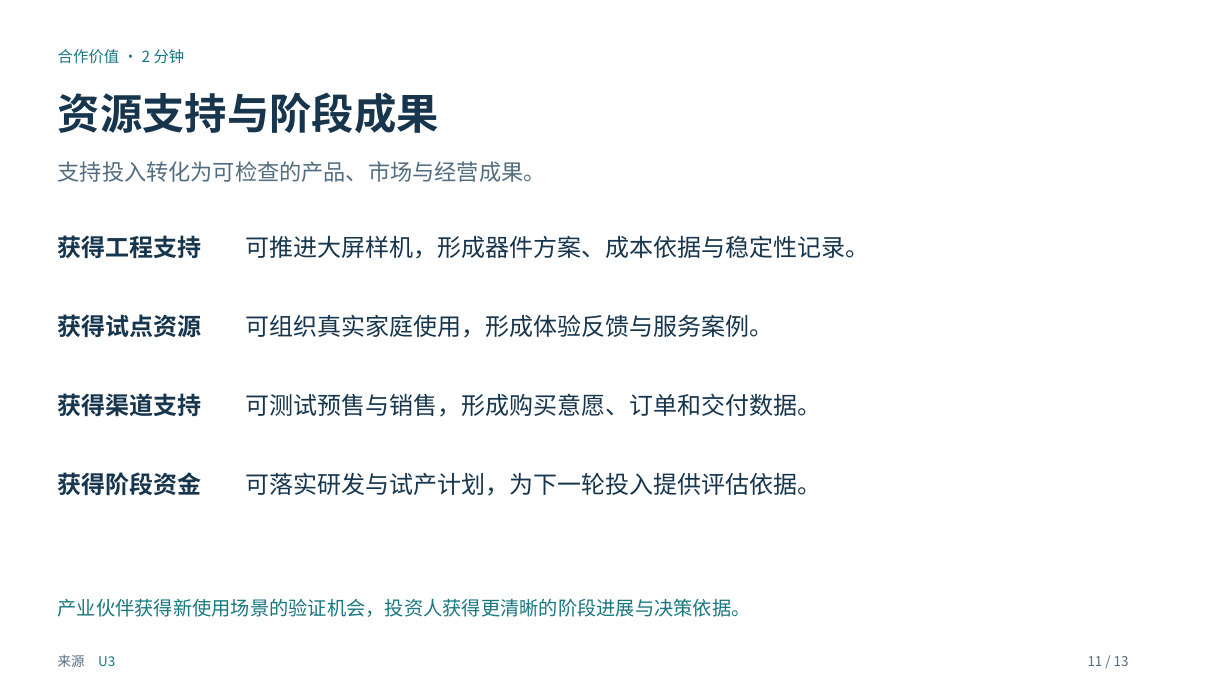
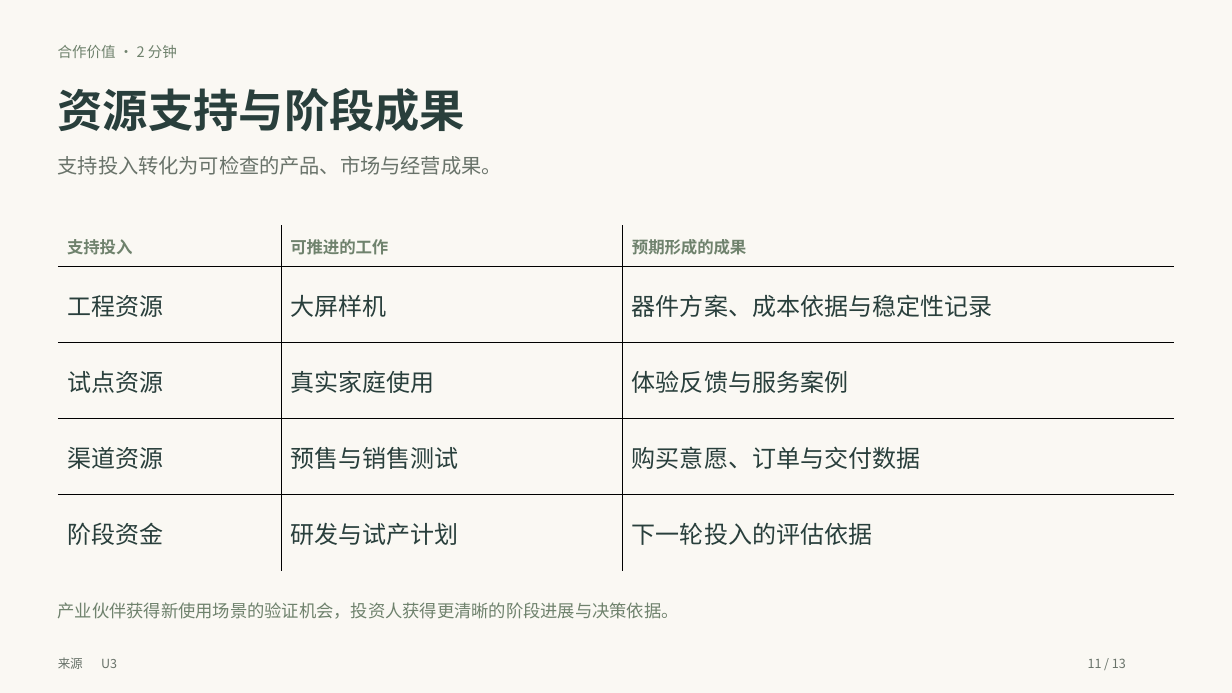
Before and after one commit to maxi-max-dev/maxi-max-dev.github.io, a slide deck: slide 11 of research/insta360-frame-discussion/unseen-insta360-discussion.pptx. Drawn at 1232x693 pixels with LibreOffice and Linux fonts; fonts in the diff are those of the drawing. Boxes give left, top, right and bottom in pixels: in the first picture for what was removed or moved away, otherwise in the second. Text is boxed around its words. In the diff, an @@ line names an element or a change of style, - is before the commit and + after.

```diff
--- a/research/insta360-frame-discussion/unseen-insta360-discussion.pptx
+++ b/research/insta360-frame-discussion/unseen-insta360-discussion.pptx
@@ background #FFFFFF to #FAF8F3 @@
@@ text "合作价值 · 2 分钟" at (58, 45, 177, 58): size 12 to 11.2 pt, text colour #197780 to #6F826D @@
@@ text "资源支持与阶段成果" at (58, 88, 465, 132): size 33 to 35.2 pt, text colour #17364E to #293F3C @@
@@ text "支持投入转化为可检查的产品、市场与经营成果。" at (58, 156, 502, 175): size 17.2 to 15.8 pt, text colour #536D80 to #69736A @@
@@ table added at (57, 226, 1175, 571), 5 rows, 3 columns @@
+支持投入 | 可推进的工作 | 预期形成的成果
+工程资源 | 大屏样机 | 器件方案、成本依据与稳定性记录
+试点资源 | 真实家庭使用 | 体验反馈与服务案例
+渠道资源 | 预售与销售测试 | 购买意愿、订单与交付数据
+阶段资金 | 研发与试产计划 | 下一轮投入的评估依据
@@ text removed at (58, 235, 202, 258) @@
-获得工程支持
@@ text removed at (245, 235, 870, 259) @@
-可推进大屏样机，形成器件方案、成本依据与稳定性记录。
@@ text removed at (58, 314, 202, 337) @@
-获得试点资源
@@ text removed at (245, 314, 773, 338) @@
-可组织真实家庭使用，形成体验反馈与服务案例。
@@ text removed at (58, 393, 202, 416) @@
-获得渠道支持
@@ text removed at (245, 393, 822, 417) @@
-可测试预售与销售，形成购买意愿、订单和交付数据。
@@ text removed at (58, 472, 202, 496) @@
-获得阶段资金
@@ text removed at (245, 473, 822, 496) @@
-可落实研发与试产计划，为下一轮投入提供评估依据。
@@ text "产业伙伴获得新使用场景的验证机会，投资人获得更清晰的阶段进展与决策依据。" at (58, 602, 679, 619): size 15 to 13.5 pt, text colour #197780 to #6F826D @@
@@ text "来源" at (58, 657, 83, 669): size 10.5 to 9.8 pt, text colour #536D80 to #69736A @@
@@ text "U3" at (101, 659, 117, 668): size 10.5 to 9.8 pt, text colour #197780 to #69736A @@
@@ text "11 / 13" at (1088, 658, 1126, 668): size 10.5 to 9.8 pt, text colour #536D80 to #69736A @@
```
Also in this commit, not shown: 12 other slides changed, 10 other files.
